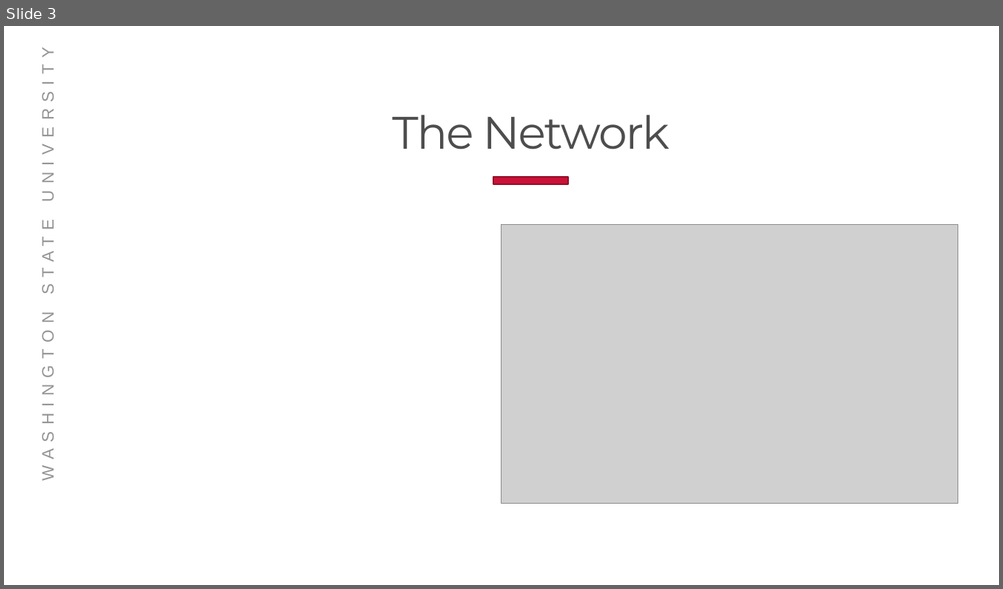
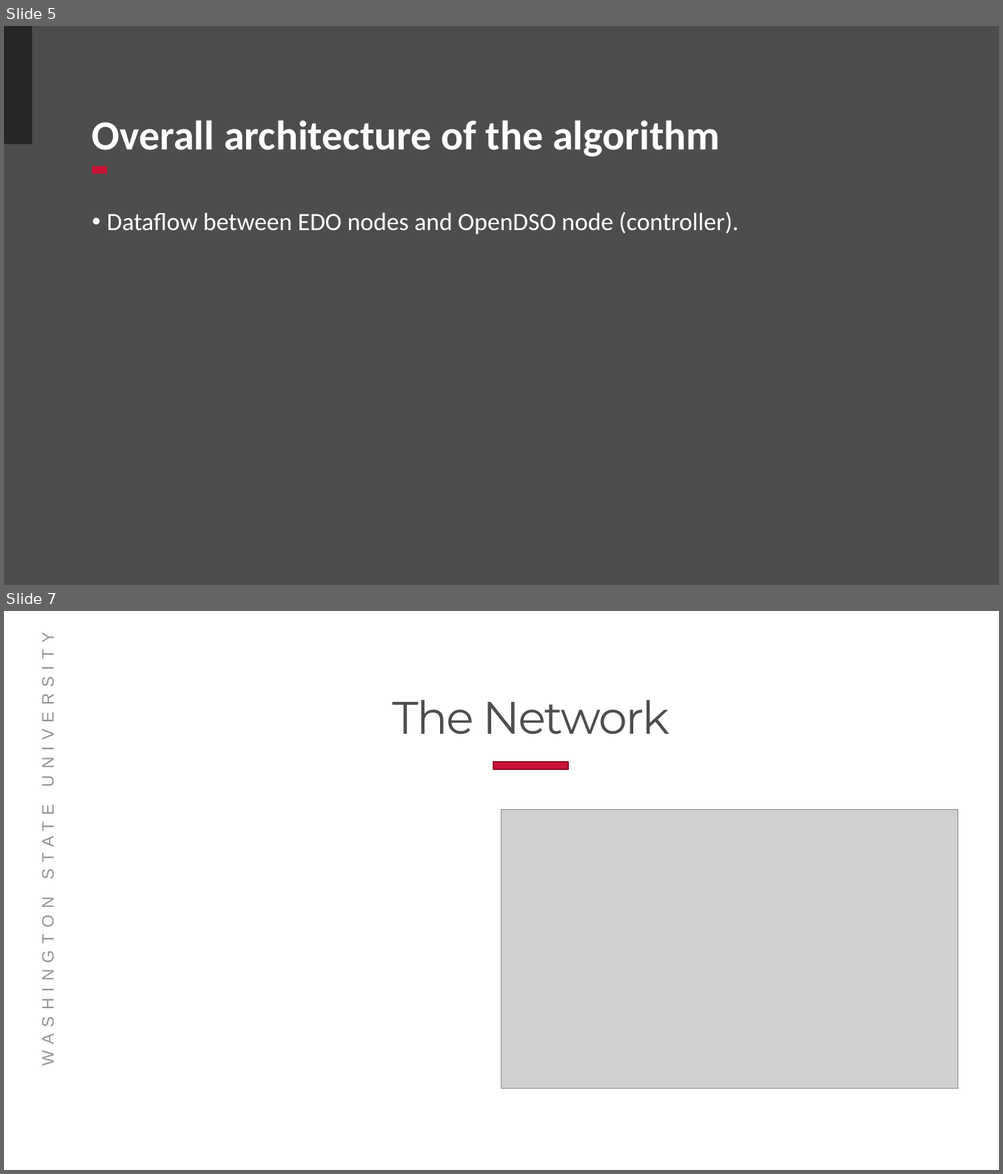
Before and after one commit to Realife-Brahmin/OriginalDocsHub-WSU-OneDrive, a slide deck: Connected Communities Grid Side Optimization.pptx. Shown one above the other, each under a label of ours: slide 3 before the commit, slides 5 and 7 after it; the slides between them are not shown. The pictures are 1003x589 and 1003x1174 pixels, drawn with LibreOffice and Linux fonts; fonts in the diff are those of the drawing; grey boxes stand for pictures; background and template pictures are left out. Boxes give left, top, right and bottom in pixels: in the first picture for what was removed or moved away, otherwise in the second. Text is boxed around its words. In the diff, an @@ line names an element or a change of style, - is before the commit and + after.

```diff
--- a/Connected Communities Grid Side Optimization.pptx
+++ b/Connected Communities Grid Side Optimization.pptx
@@ slide 5 added at (4,26,999,585), background #4D4D4D @@
@@ rectangle added at (4,26,32,144), fill #262626 @@
@@ title added at (92,120,720,157), 40 pt, text #FFFFFF, bold @@
+Overall architecture of the algorithm
@@ rectangle added at (92,167,107,174), fill #CA1237 @@
@@ text added at (107,212,739,235), 24 pt, text #FFFFFF @@
+• Dataflow between EDO nodes and OpenDSO node (controller).
@@ what was slide 3 is now slide 7 @@
```
Also in this commit, not shown: 3 slides changed, 3 other slides added.
